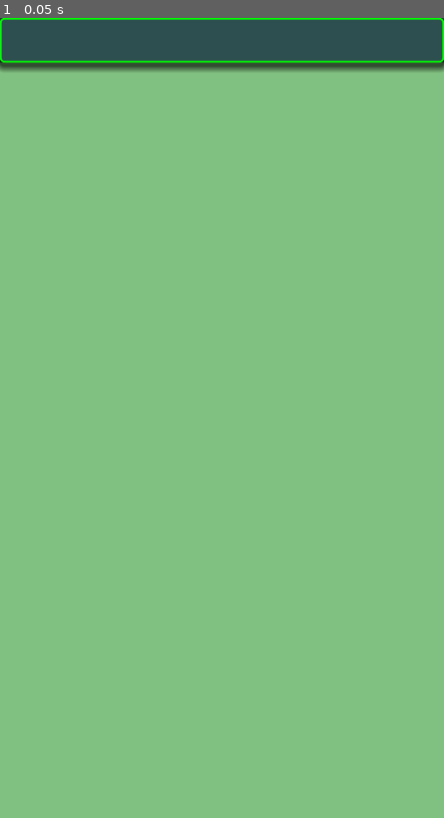
Above: before the commit, frame 1.
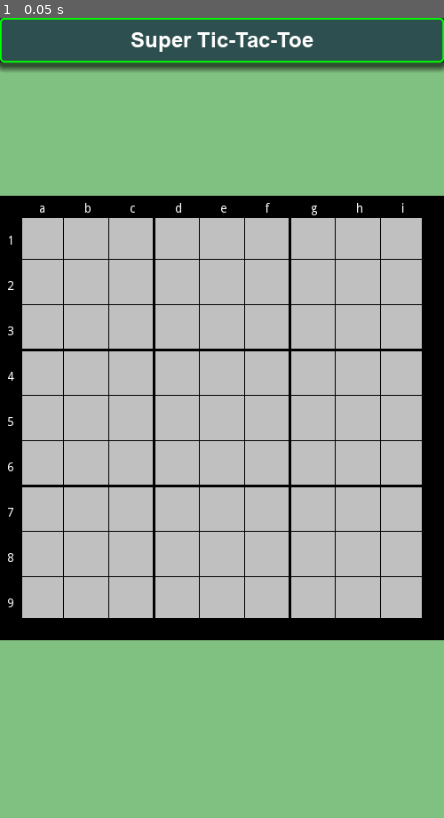
Above: after the commit, the same moment.

Repository: vivisuke/SuperTicTacToe
Game: Godot game, scene res://MainScene.tscn
The game is run twice, just before and just after one commit, with the same random seed, the same clock (stepped at 60 frames per second) and the same inputs.
Inputs:
- Up to frame 1 (0.05 s): no input

The runs differ from the first frame. In frame 1, 56% of the frame differs, in the area x 0-100%, y 1-78%.

Commit message:
0004 ◎ C 12/27 12/27 0.001│ToDo│盤面背景表示 0005 ◎ C 12/27 12/27 0.001│ToDo│上部・左部に座標（a-i, 1-9）表示

Diff:
--- a/SuperTicTacToe/MainScene.tscn
+++ b/SuperTicTacToe/MainScene.tscn
@@ -1,6 +1,12 @@
-[gd_scene load_steps=2 format=2]
+[gd_scene load_steps=5 format=2]
 
 [ext_resource path="res://scripts/TitleBar.gd" type="Script" id=1]
+[ext_resource path="res://fonts/arialbd.ttf" type="DynamicFontData" id=2]
+[ext_resource path="res://scripts/Board.gd" type="Script" id=3]
+
+[sub_resource type="DynamicFont" id=1]
+size = 24
+font_data = ExtResource( 2 )
 
 [node name="MainScene" type="Node2D"]
 
@@ -16,5 +22,16 @@
 script = ExtResource( 1 )
 
 [node name="Label" type="Label" parent="TitleBar"]
-margin_right = 40.0
-margin_bottom = 14.0
+margin_right = 500.0
+margin_bottom = 50.0
+custom_fonts/font = SubResource( 1 )
+text = "Super Tic-Tac-Toe"
+align = 1
+valign = 1
+
+[node name="Board" type="ColorRect" parent="."]
+margin_top = 200.0
+margin_right = 500.0
+margin_bottom = 700.0
+color = Color( 0.501961, 0.501961, 0.501961, 1 )
+script = ExtResource( 3 )
--- /dev/null
+++ b/SuperTicTacToe/scripts/Board.gd
@@ -0,0 +1,33 @@
+extends ColorRect
+
+const BD_WIDTH = 500
+const N_HORZ = 9
+const N_VERT = 9
+const FRAME_WD = 20.0
+const CELL_WD = (BD_WIDTH - FRAME_WD*2) / N_HORZ
+
+func _ready():
+	for x in range(N_HORZ):
+		var l = Label.new()
+		l.text = "abcdefghi"[x]
+		l.set_position(Vector2(FRAME_WD-2+(x+0.5)*CELL_WD, 8))
+		add_child(l)
+	for y in range(N_VERT):
+		var l = Label.new()
+		l.text = "123456789"[y]
+		#l.set_position(Vector2(8, 23+(y+0.5)*75))
+		l.set_position(Vector2(8, FRAME_WD-2+(y+0.5)*CELL_WD))
+		add_child(l)
+	pass # Replace with function body.
+
+func _draw():
+	draw_rect(Rect2(0, 0, 500, 500), Color.black)
+	draw_rect(Rect2(25, 25, 75*6, 75*6), Color.silver)
+	for x in range(1, N_HORZ):
+		var wd = 3 if x%3 == 0 else 1
+		draw_line(Vector2(FRAME_WD+x*CELL_WD, FRAME_WD),
+					Vector2(FRAME_WD+x*CELL_WD, FRAME_WD+CELL_WD*N_VERT),
+					Color.black, wd)
+		draw_line(Vector2(FRAME_WD, FRAME_WD+x*CELL_WD),
+					Vector2(FRAME_WD+CELL_WD*N_HORZ, FRAME_WD+x*CELL_WD),
+					Color.black, wd)
Binary file added: SuperTicTacToe/fonts/FlopDesignFONT.otf
Binary file added: SuperTicTacToe/fonts/Hokjesgeest-PDGB.ttf
Binary file added: SuperTicTacToe/fonts/arial.ttf
Binary file added: SuperTicTacToe/fonts/arialbd.ttf
Binary file added: SuperTicTacToe/fonts/smartFontUI.otf
Not shown, changed: SuperTicTacToe.spr
